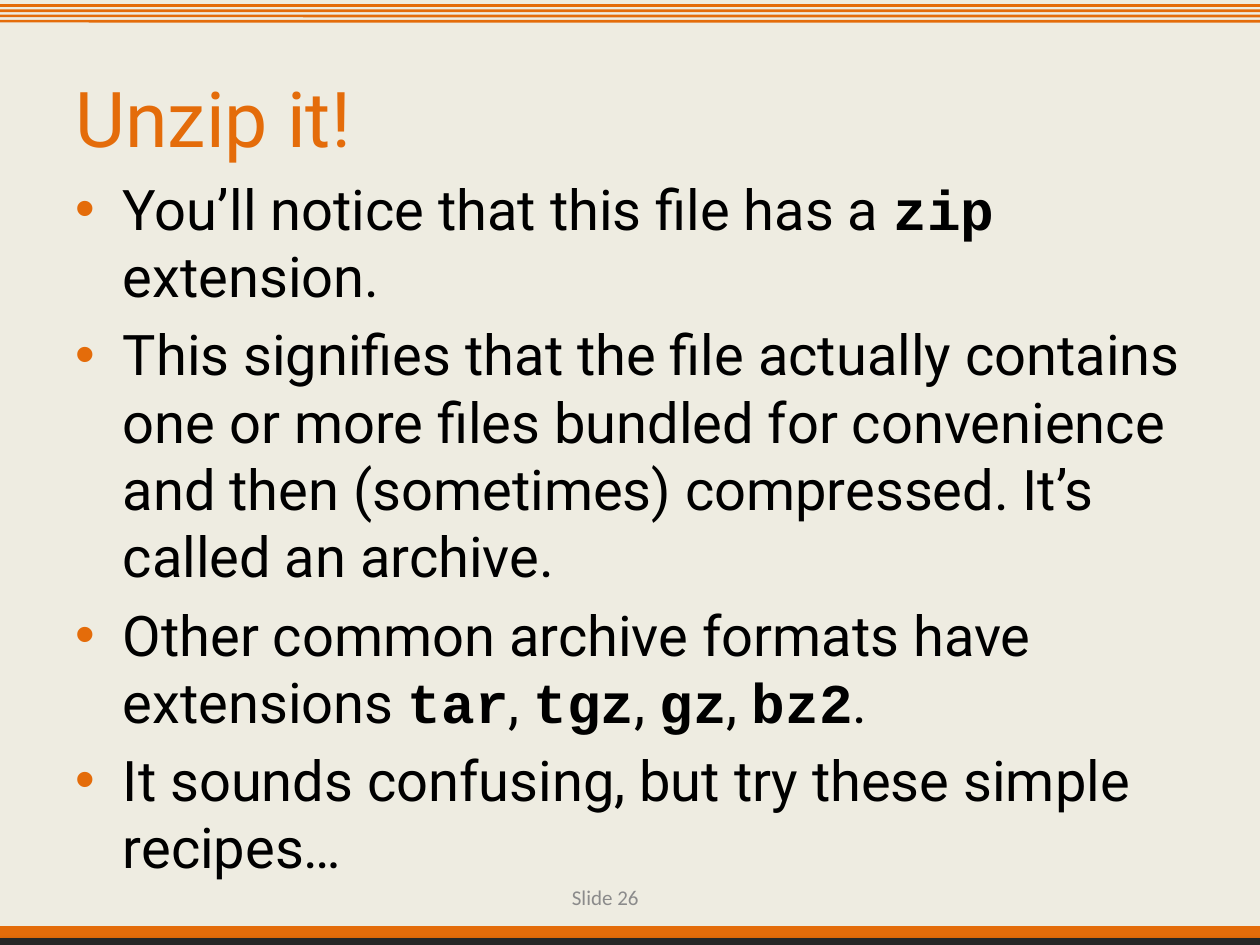
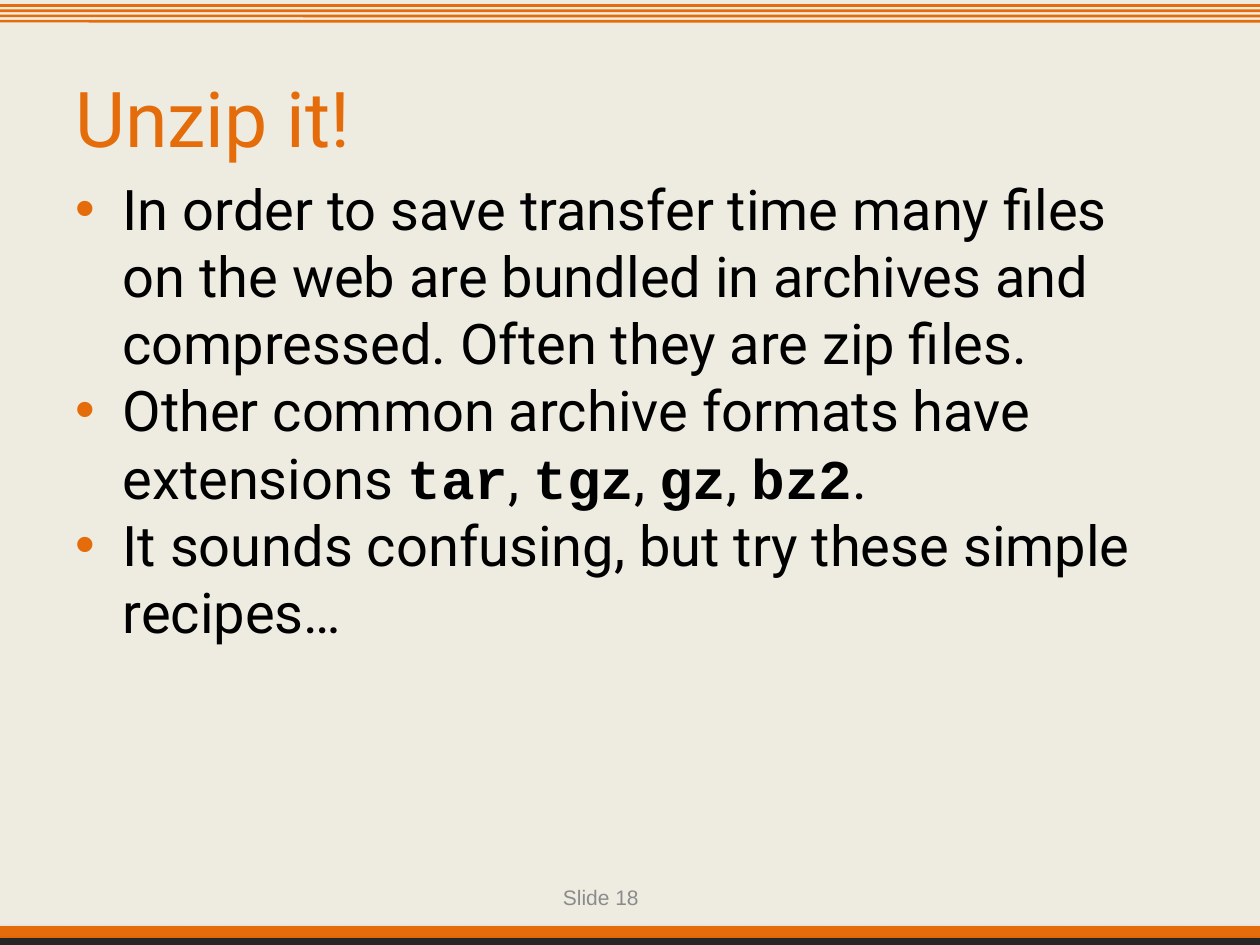
Before and after one commit to IntersectAustralia/TrainingMaterials, a slide deck: slide 18 of hpc1/02 Data - Slides.pptx (slide 26 before the commit). Drawn at 1260x945 pixels with LibreOffice and Linux fonts; fonts in the diff are those of the drawing; background and template pictures are left out. Boxes give left, top, right and bottom in pixels: in the first picture for what was removed or moved away, otherwise in the second. Text is boxed around its words. In the diff, an @@ line names an element or a change of style, - is before the commit and + after.

```diff
--- a/hpc1/02 Data - Slides.pptx
+++ b/hpc1/02 Data - Slides.pptx
@@ text at box(123, 187, 1106, 376): text changed @@
-• You’ll notice that this file has a zip extension.
-• This signifies that the file actually contains one or more files bundled for convenience and then (sometimes) compressed. It’s called an archive.
+• In order to save transfer time many files on the web are bundled in archives and compressed. Often they are zip files.
@@ text at box(123, 388, 1129, 645): indent changed; less space between paragraphs @@
@@ page number at box(563, 890, 638, 905): text changed; font Calibri to Arial; text colour #8C8C8C to #8B8B8B @@
-Slide 26
+Slide 18
```
Also in this commit, not shown: 28 other slides changed, 1 slide added, 14 slides removed, 5 other files.
